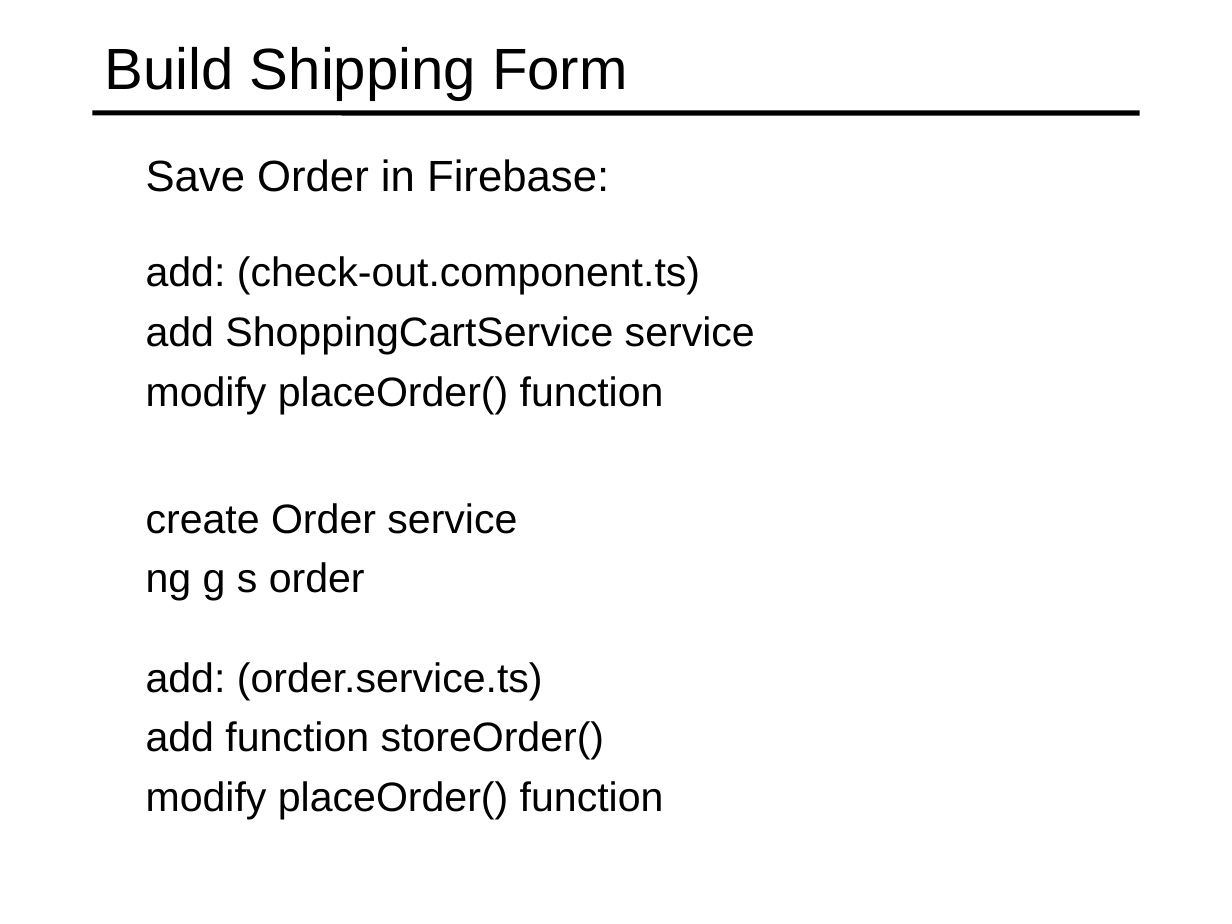
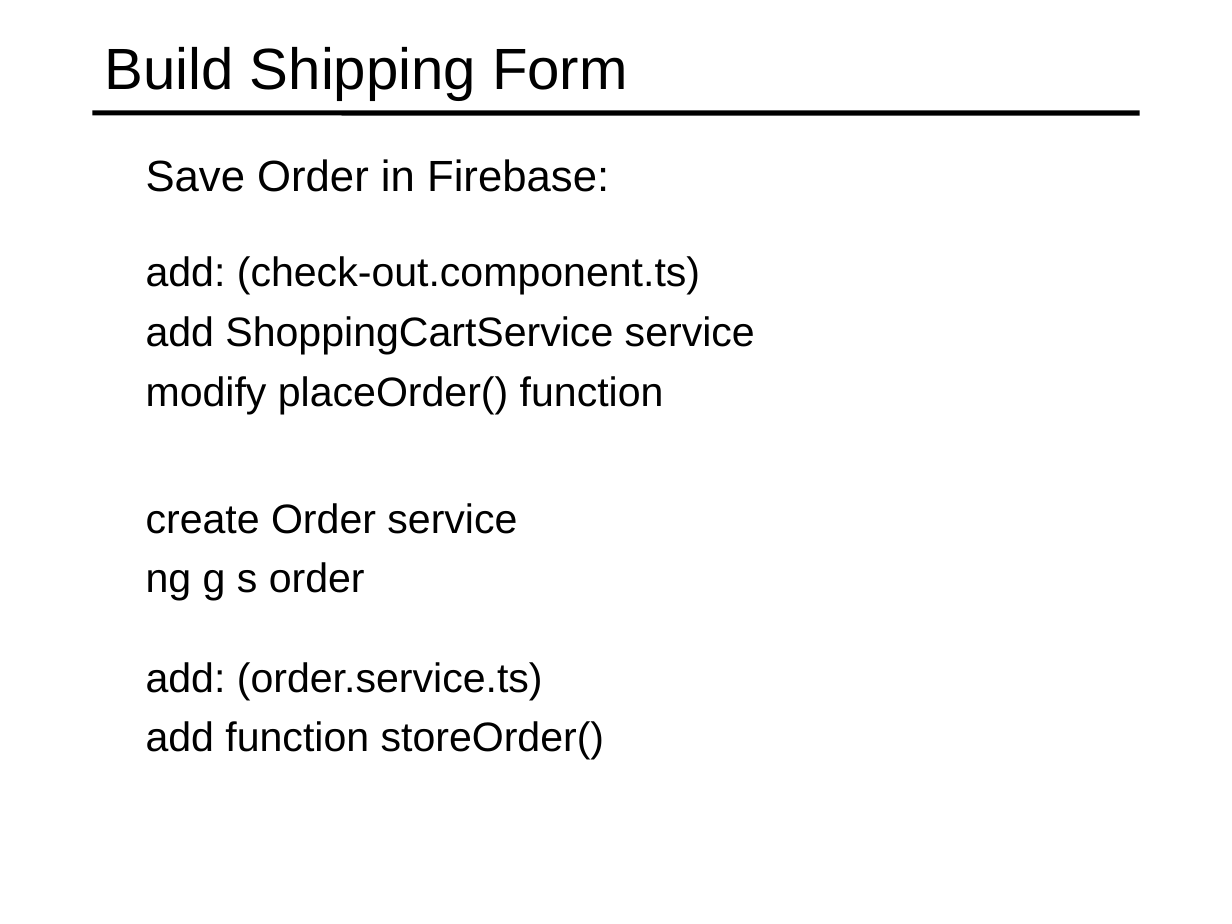
Before and after one commit to specter01wj/Jago_Link_Training, a slide deck: slide 5 of Angular/Angular7/Angular Advanced Course/Project/22.Project_Check Out Module/L6_Project_Check Out Module.ppt. Drawn at 1232x924 pixels with LibreOffice and Linux fonts; fonts in the diff are those of the drawing. Boxes give left, top, right and bottom in pixels: in the first picture for what was removed or moved away, otherwise in the second. Text is boxed around its words. In the diff, an @@ line names an element or a change of style, - is before the commit and + after.

```diff
--- a/Angular/Angular7/Angular Advanced Course/Project/22.Project_Check Out Module/L6_Project_Check Out Module.ppt
+++ b/Angular/Angular7/Angular Advanced Course/Project/22.Project_Check Out Module/L6_Project_Check Out Module.ppt
@@ text at (146, 781, 664, 819): paragraph removed @@
-  modify placeOrder() function
```
Also in this commit, not shown: 1 other file.
